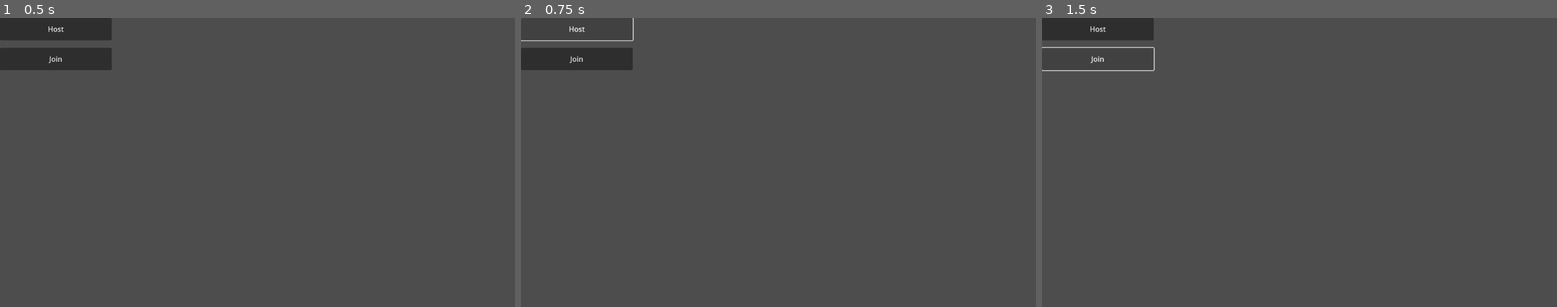
Above: before the commit, frames 1-3 (left to right).
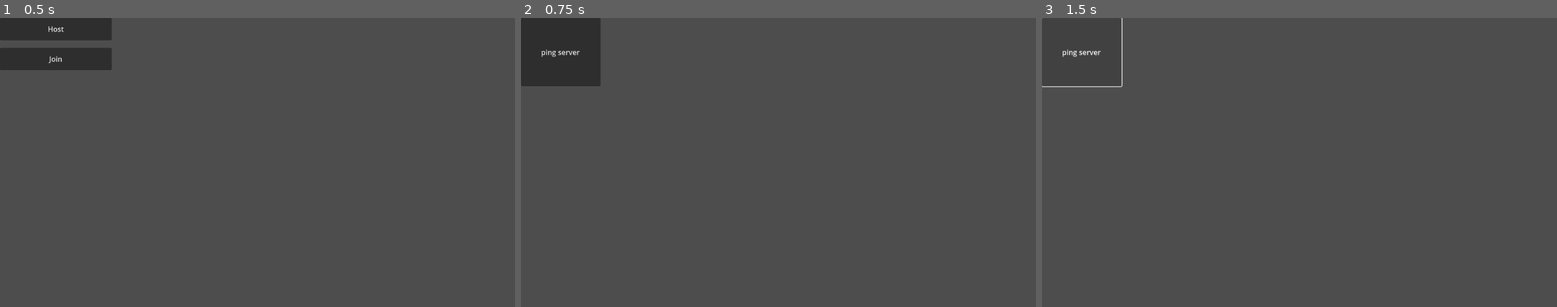
Above: after the commit, the same moments.

Repository: cheesebellies/GodotMultiplayerBase
Game: Godot game, scene res://Menus/menu.tscn
The game is run twice, just before and just after one commit, with the same random seed, the same clock (stepped at 60 frames per second) and the same inputs.
Inputs (mouse positions are in pixels of both pictures, inside the frame that each line leads up to):
- Up to frame 1 (0.5 s): no input
- Up to frame 2 (0.75 s): click "Host" at 0.5 s
- Up to frame 3 (1.5 s): click (1083, 52) at 1.25 s, where only the run after the commit has a clickable "ping server"

Frame 1 is identical in both runs. In frame 2, 1.9% of the frame differs, in the area x 0-22%, y 0-24%; in frame 3, 0.9%.

Commit message:
ping test

Diff:
--- a/Knockout/Client/client.gd
+++ b/Knockout/Client/client.gd
@@ -7,3 +7,7 @@
 
 func _ready() -> void:
 	debug("Connected as " + multiplayer_type)
+
+
+func _on_button_pressed():
+	get_parent().get_node("Server").ping_server()
--- a/Knockout/Client/client.tscn
+++ b/Knockout/Client/client.tscn
@@ -4,3 +4,17 @@
 
 [node name="Client" type="Node"]
 script = ExtResource("1_y5nvh")
+
+[node name="Control" type="Control" parent="."]
+layout_mode = 3
+anchors_preset = 0
+offset_right = 40.0
+offset_bottom = 40.0
+
+[node name="Button" type="Button" parent="Control"]
+layout_mode = 0
+offset_right = 178.0
+offset_bottom = 153.0
+text = "ping server"
+
+[connection signal="pressed" from="Control/Button" to="." method="_on_button_pressed"]
--- a/Knockout/Menus/menu.gd
+++ b/Knockout/Menus/menu.gd
@@ -24,8 +24,7 @@
 	client_instance.name = "Client"
 	client_instance.multiplayer_type = "admin"
 	get_parent().get_node("clientroot").add_child(client_instance)
-	print("Hosting")
-
+	self.queue_free()
 
 func _on_join_pressed():
 	var server_instance = load_server.instantiate()
@@ -36,4 +35,4 @@
 	client_instance.name = "Client"
 	client_instance.multiplayer_type = "player"
 	get_parent().add_child(client_instance)
-	print("Joining")
+	self.queue_free()
--- a/Knockout/Server/server.gd
+++ b/Knockout/Server/server.gd
@@ -1,39 +1,26 @@
 extends Node
 
-'''
-High level networking in Godot is managed by the SceneTree.
-
-Each node has a multiplayer property, which is a reference to the MultiplayerAPI instance configured for it by the scene tree.
-Initially, every node is configured with the same default MultiplayerAPI object.
-
-It is possible to create a new MultiplayerAPI object and assign it to a NodePath in the the scene tree, which will override multiplayer
-for the node at that path and all of its descendants. This allows sibling nodes to be configured with different peers, which
-makes it possible to run a server and a client simultaneously in one instance of Godot.
-'''
-
-'''
-/root/
-	Server/
-		# All multiplayer things occur here, all RPC occurs between Server endpoints, etc.
-	Client/
-		# Sends and recieves information from the Server endpoint on the local tree. Only node with different code for each different player.
-		# Updates Player, World, and other nodes based on information recieved.
-		Player/
-			# User control, rendering, etc.
-		World/
-			# Map, etc.
-'''
+#Constants
 
 const PORT: int = 9999
 const MAX_CLIENTS: int = 16
+
+#Export vars
+
 @export var multiplayer_type: String = ""
+
+#Variables
+
 var enet_peer = ENetMultiplayerPeer.new()
+
+#Utility functions
 
 func debugs(tprint):
 	print("[Server] " + str(tprint))
 func debuge(tprint):
 	print("[Endpoint] " + str(tprint))
 
+#Built-in functions
 
 func _ready() -> void:
 	if multiplayer_type != "endpoint":
@@ -41,11 +28,23 @@
 		multiplayer.multiplayer_peer = enet_peer
 		multiplayer.peer_connected.connect(_peer_connected)
 		multiplayer.peer_disconnected.connect(_peer_disconnected)
+		multiplayer.peer_packet.connect(_server_packet_received)
 		debugs("Online")
 	else:
 		enet_peer.create_client("localhost", PORT)
 		multiplayer.multiplayer_peer = enet_peer
+		multiplayer.peer_packet.connect(_endpoint_packet_received)
 		debuge("Connected to server")
+
+#Processing functions
+
+func ping_server():
+	var packet = PackedByteArray()
+	packet.resize(4)
+	packet.encode_float(0,3.234234)
+	multiplayer.send_bytes(packet,1,MultiplayerPeer.TRANSFER_MODE_RELIABLE,0)
+
+#Signals
 
 func _peer_disconnected(id):
 	debugs("Peer disconnected: " + (id))
@@ -53,9 +52,14 @@
 func _peer_connected(id):
 	debugs("Peer connected: " + str(id))
 
+func _endpoint_packet_received(id: int, packet: PackedByteArray):
+	debuge("Received packet from " + str(id))
 
-
-
+func _server_packet_received(id: int, packet: PackedByteArray):
+	var data = packet.decode_float(0)
+	print(data)
+	print(type_string(typeof(data)))
+	debugs("Received packet from " + str(id))
 
 
 
